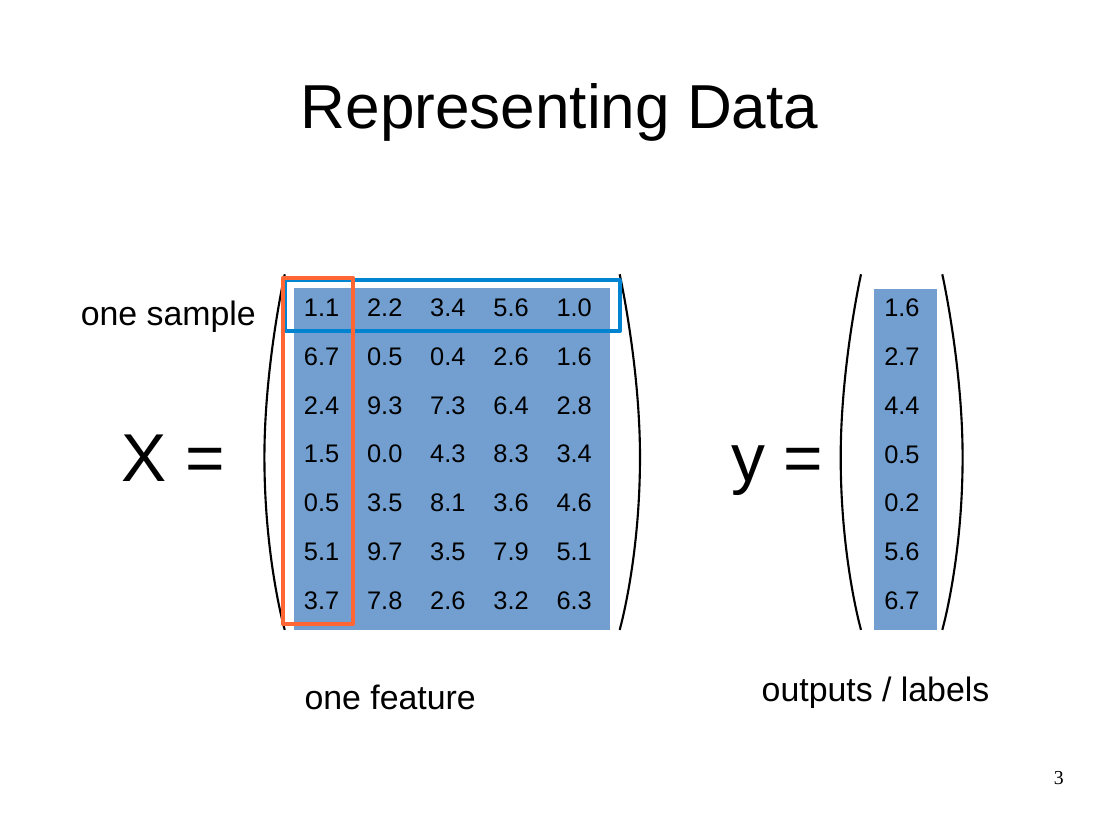
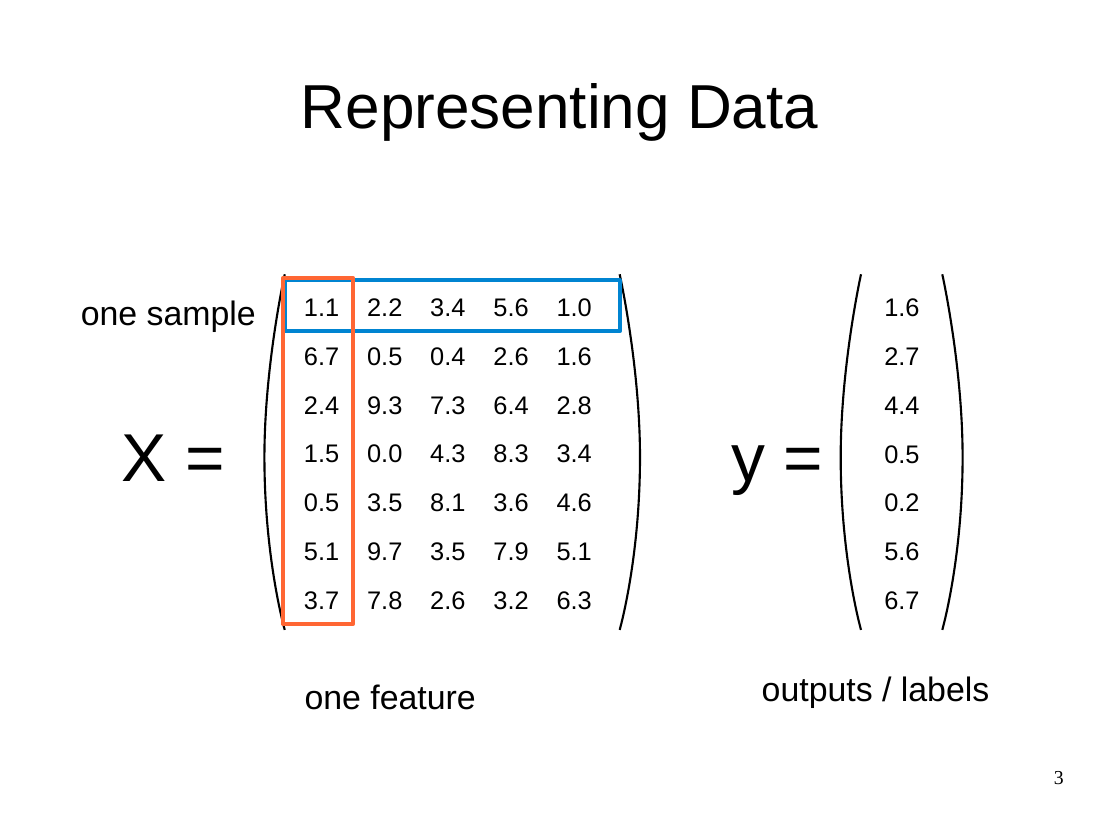
Before and after one commit to amueller/talks_odt, a slide deck: slide 3 of 2017/cool-new-stuff-sklearn.odp. Drawn at 1120x840 pixels with LibreOffice and Linux fonts; fonts in the diff are those of the drawing. Boxes give left, top, right and bottom in pixels: in the first picture for what was removed or moved away, otherwise in the second. Text is boxed around its words. In the diff, an @@ line names an element or a change of style, - is before the commit and + after.

```diff
--- a/2017/cool-new-stuff-sklearn.odp
+++ b/2017/cool-new-stuff-sklearn.odp
@@ table at (x1=294, y1=289, x2=609, y2=630) @@
@@ fill #729FCF to #FFFFFF in 35 cells @@
@@ borders changed @@
@@ table at (x1=875, y1=289, x2=938, y2=630) @@
@@ fill #729FCF to #FFFFFF in 7 cells @@
@@ borders changed @@
```
Also in this commit, not shown: 4 other slides changed, 5 other files.
